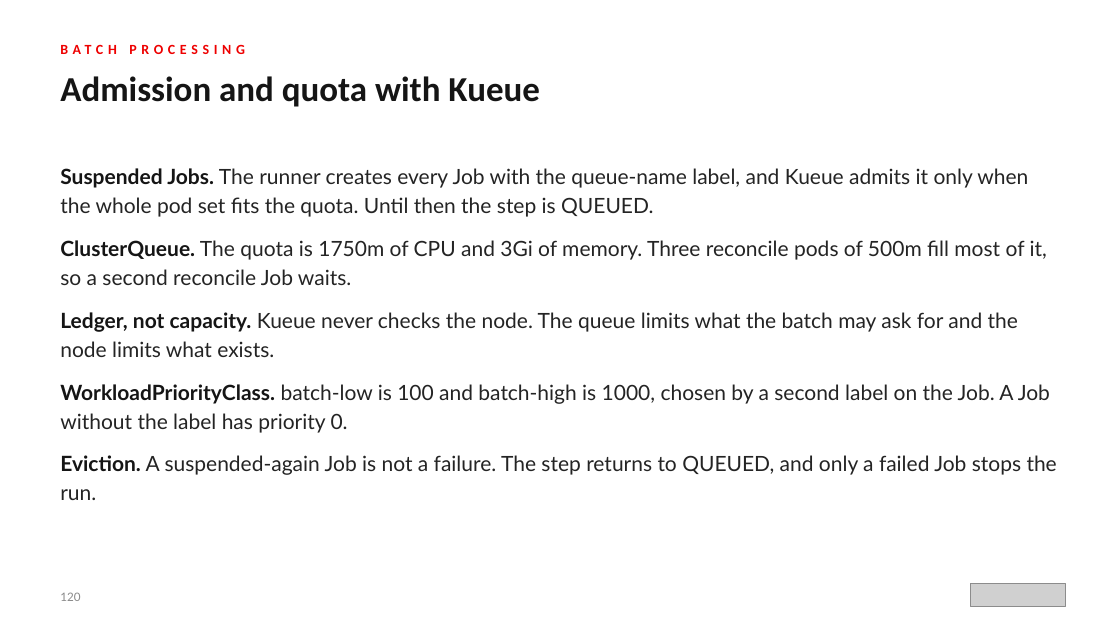
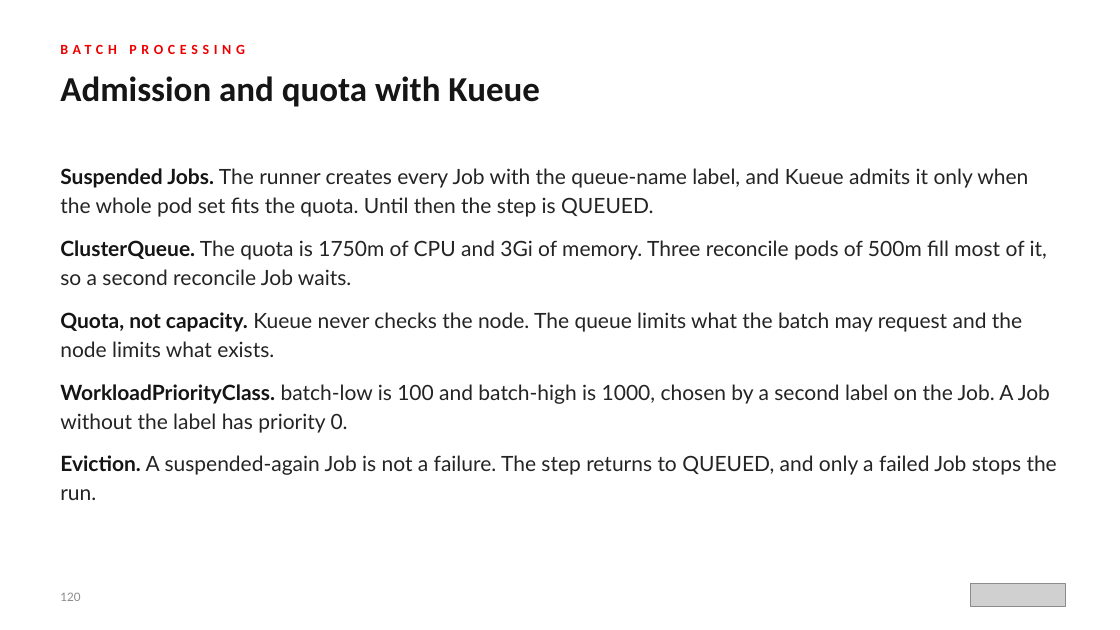
Before and after one commit to patterncatalyst/event-driven-patterns-with-quarkus-and-camel, a slide deck: slide 120 of lgtm-presentation/Event-Driven-Patterns-with-Quarkus-and-Camel.pptx. Drawn at 1120x630 pixels with LibreOffice and Linux fonts; fonts in the diff are those of the drawing; grey boxes stand for pictures. Boxes give left, top, right and bottom in pixels: in the first picture for what was removed or moved away, otherwise in the second. Text is boxed around its words. In the diff, an @@ line names an element or a change of style, - is before the commit and + after.

```diff
--- a/lgtm-presentation/Event-Driven-Patterns-with-Quarkus-and-Camel.pptx
+++ b/lgtm-presentation/Event-Driven-Patterns-with-Quarkus-and-Camel.pptx
@@ text at (60, 312, 1022, 357): text changed @@
-● Ledger, not capacity. Kueue never checks the node. The queue limits what the batch may ask for and the node limits what exists.
+● Quota, not capacity. Kueue never checks the node. The queue limits what the batch may request and the node limits what exists.
```
Also in this commit, not shown: 8 other files.
